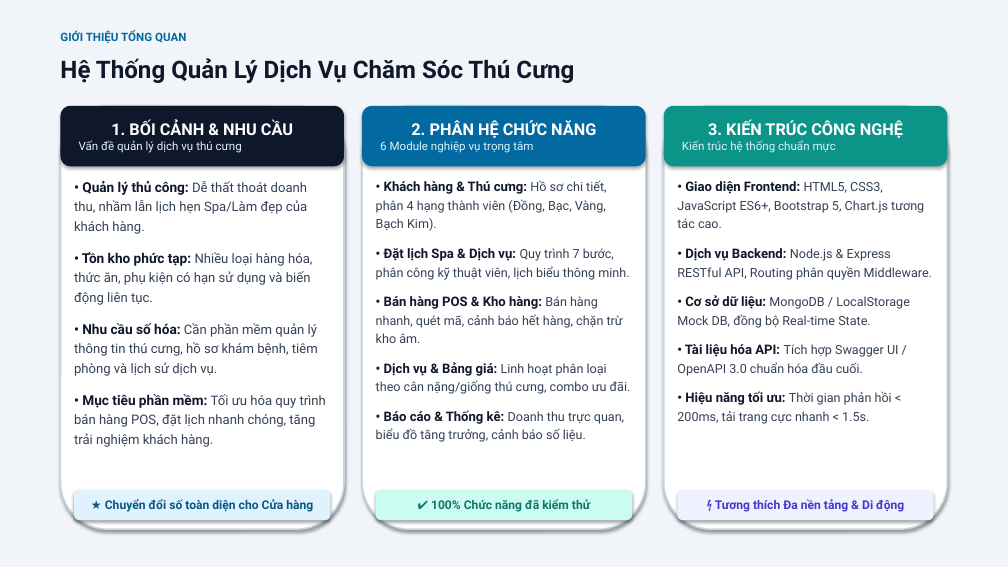
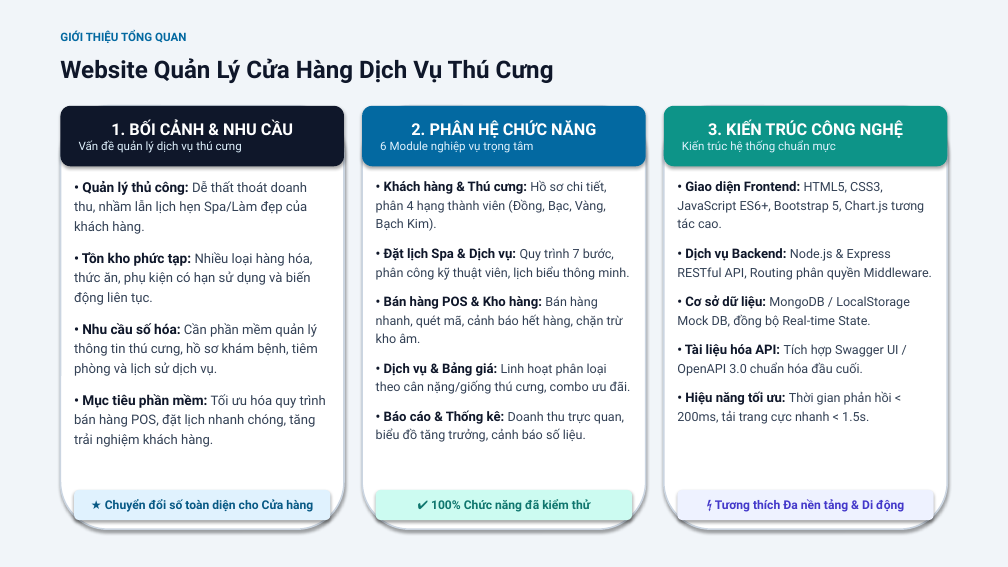
Before and after one commit to xuanmanh398/KiemThuPhanMem, a slide deck: slide 2 of BaoCao/Slide_BaoCao_DeTai4_Nhom9.pptx. Drawn at 1008x567 pixels with LibreOffice and Linux fonts; fonts in the diff are those of the drawing. Boxes give left, top, right and bottom in pixels: in the first picture for what was removed or moved away, otherwise in the second. Text is boxed around its words. In the diff, an @@ line names an element or a change of style, - is before the commit and + after.

Commit message:
fix(slides): update official topic title to 'Kiểm thử website quản lý cửa hàng dịch vụ thú cưng'

```diff
--- a/BaoCao/Slide_BaoCao_DeTai4_Nhom9.pptx
+++ b/BaoCao/Slide_BaoCao_DeTai4_Nhom9.pptx
@@ text at [60, 58, 554, 83]: text changed @@
-Hệ Thống Quản Lý Dịch Vụ Chăm Sóc Thú Cưng
+Website Quản Lý Cửa Hàng Dịch Vụ Thú Cưng
```
Also in this commit, not shown: 4 other slides changed.
